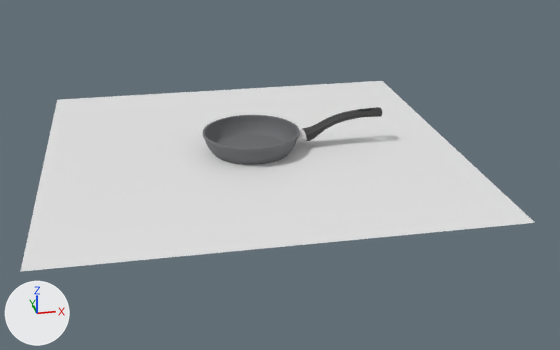
Two versions of the Blender file blender/easy-cook_stone_20_GL2120y.blend, one commit apart.
One viewpoint serves both versions: a 50 mm camera at (-2.31, -14.98, 6.09) aimed at (0.52, -0.47, -0.42). The lights are fixed; the arrows at lower left show +X, +Y and +Z.

The older version as bpy lines, for what is in view:
```python
me_2120 = bpy.data.meshes.new('2120')
me_2120.from_pydata(...)  # 9474 vertices, 9600 faces; spans x -10.1..10.1, y 0.0..4.3, z -10.1..10.1
# faces by material slot: [8192, 640, 768]
me_2120.materials.append(mat_black_splashes_main)  # grey #6c6d6f
me_2120.materials.append(mat_bot_circles)  # light grey #d7d7d7
me_2120.materials.append(mat_main_bot_center)  # grey #b0a89b
me_handle_01 = bpy.data.meshes.new('Handle_01')
me_handle_01.from_pydata(...)  # 4275 vertices, 4262 faces; spans x -0.165..0.002, y -0.012..0.051, z -0.02..0.02
me_handle_01.materials.append(mat_handle_black_plastik)  # black #363636
me_plane = bpy.data.meshes.new('Plane')
me_plane.from_pydata([(-4.22, -4.22, 0.0), (4.22, -4.22, 0.0), (-4.22, 4.22, 0.0), (4.22, 4.22, 0.0)], [], [(0, 1, 3, 2)])
me_plane.materials.append(mat_plane_shadow)  # white #e7e7e7
me_untitled_001 = bpy.data.meshes.new('Untitled.001')
me_untitled_001.from_pydata(...)  # 640 vertices, 638 faces; spans x -10.9..10.7, y -18.6..18.6, z -25.2..2.4
me_untitled_001.materials.append(mat_handle_root)  # light grey #d7d7d7
ob_2120 = bpy.data.objects.new('2120', me_2120)
ob_2120.location = (0.0, 0.0, 0.0)
ob_2120.rotation_euler = (1.571, 0.0, 0.0)  # degrees (90, 0, 0)
ob_2120.scale = (0.1, 0.1, 0.1)
ob_handle_01 = bpy.data.objects.new('Handle_01', me_handle_01)
ob_handle_01.location = (1.14, 0.0, 0.23)
ob_handle_01.rotation_euler = (1.571, 0.0, 3.142)  # degrees (90, 0, 180)
ob_handle_01.scale = (10.0, 10.0, 10.0)
ob_plane = bpy.data.objects.new('Plane', me_plane)
ob_plane.location = (0.0, 0.0, 0.0)
ob_root_handle001 = bpy.data.objects.new('root_handle001', me_untitled_001)
ob_root_handle001.location = (0.92, 0.0, 0.24)
ob_root_handle001.rotation_euler = (0.0, -1.571, 0.0)  # degrees (0, -90, 0)
ob_root_handle001.scale = (0.01, 0.01, 0.01)
```
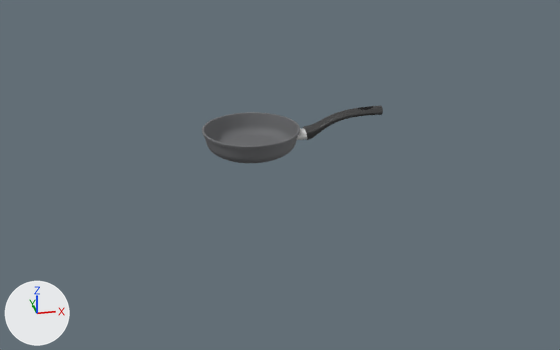
Changed parts and their boxes [x1, y1, x2, y2] in the pictures (560 x 350 px):
'Plane', hidden: before [20, 81, 535, 272]
'2120', reshaped, rescaled: before [202, 115, 300, 165]; after [202, 112, 300, 163]
'Handle_01', moved: before [302, 107, 382, 142]; after [303, 106, 383, 140]
'root_handle001', moved: before [297, 130, 307, 142]; after [297, 128, 307, 140]

What changed in the scene script:
```text
Change me_2120:
    used by ob_2120; location = (0.0, 0.0, 0.0); rotation_euler = (1.571, 0.0, 0.0), in degrees (90, 0, 0); scale = (0.1, 0.1, 0.1)
    remove me_2120.from_pydata(...)  # 9474 vertices, 9600 faces; spans x -10.1..10.1, y 0.0..4.3, z -10.1..10.1
    add me_2120.from_pydata(...)  # 5378 vertices, 5472 faces; spans x -1.0..1.0, y 0.0..0.5, z -1.0..1.0
    me_2120 part 1: 9474 vertices removed from x -10.1..10.1, y 0.0..4.3, z -10.1..10.1; 5378 vertices added at x -1.0..1.0, y 0.0..0.5, z -1.0..1.0
Change ob_2120:
    ob_2120.scale: (0.1, 0.1, 0.1) -> (1.0, 1.0, 1.0)
Change ob_plane:
    add ob_plane.hide_viewport = True
Change ob_root_handle001:
    ob_root_handle001.location: (0.92, 0.0, 0.24) -> (0.93, 0.0, 0.27)
Change ob_handle_01:
    ob_handle_01.location: (1.14, 0.0, 0.23) -> (1.15, 0.0, 0.27)
```
